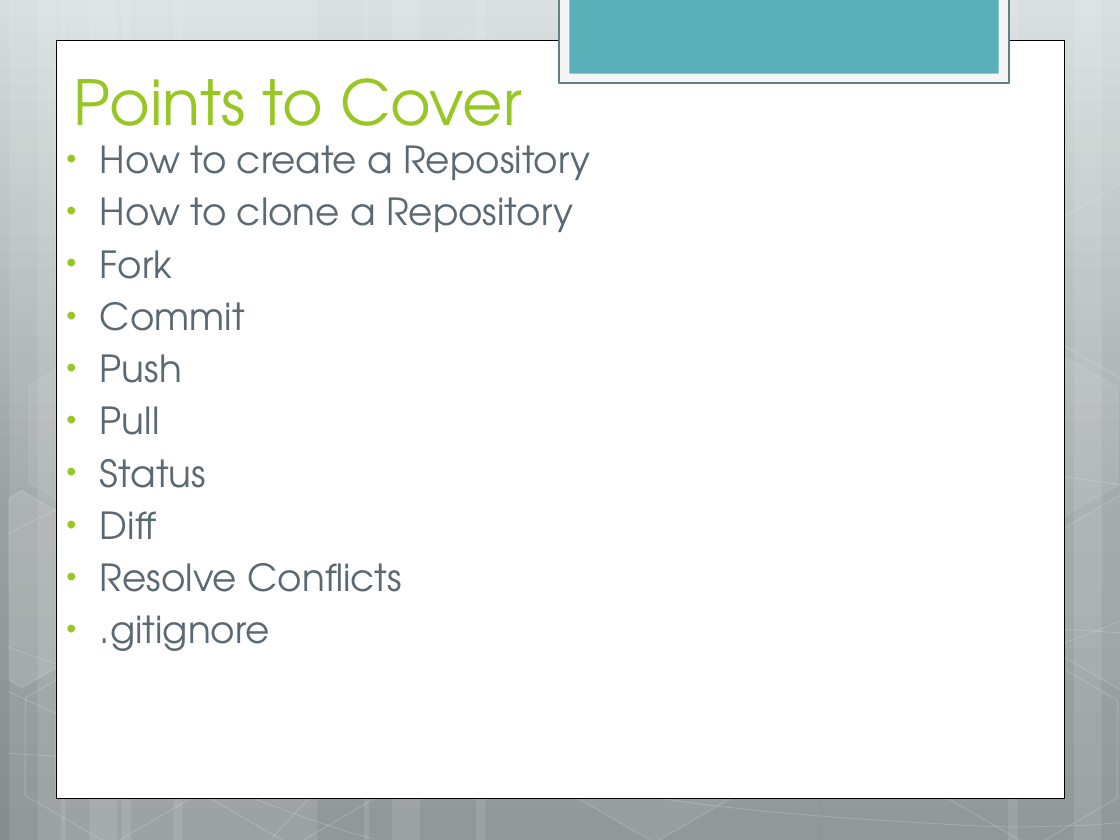
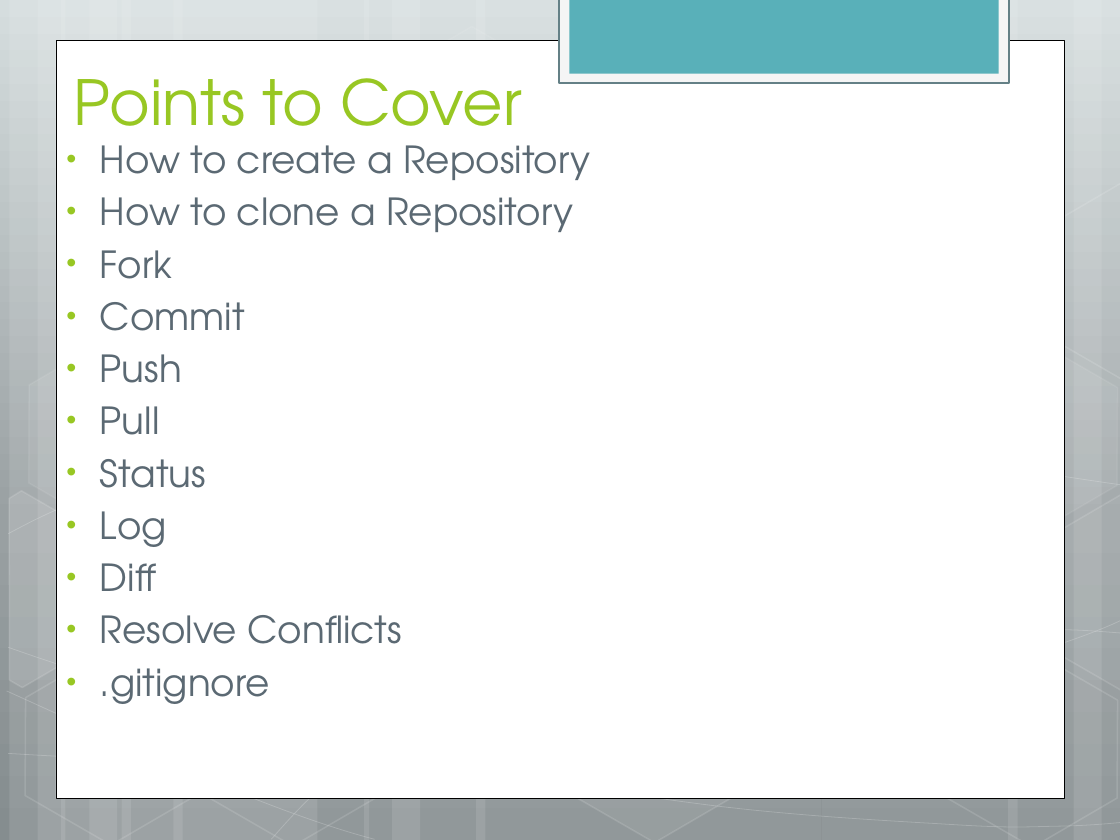
Before and after one commit to Hisagar/git4U, a slide deck: slide 3 of GIT workshop.pptx. Drawn at 1120x840 pixels with LibreOffice and Linux fonts; fonts in the diff are those of the drawing. Boxes give left, top, right and bottom in pixels: in the first picture for what was removed or moved away, otherwise in the second. Text is boxed around its words. In the diff, an @@ line names an element or a change of style, - is before the commit and + after.

```diff
--- a/GIT workshop.pptx
+++ b/GIT workshop.pptx
@@ text at (x1=100, y1=511, x2=167, y2=547): paragraph added @@
+• Log
```
Also in this commit, not shown: 1 other file.
